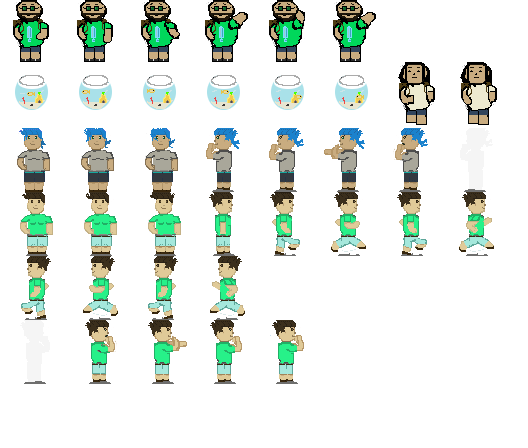
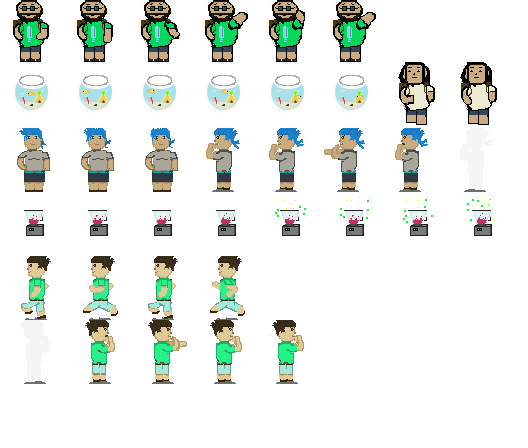
Comparing the layer stacks of the two 528 x 448 images. Changes:
painted on "Background" over [20, 192, 495, 256]
